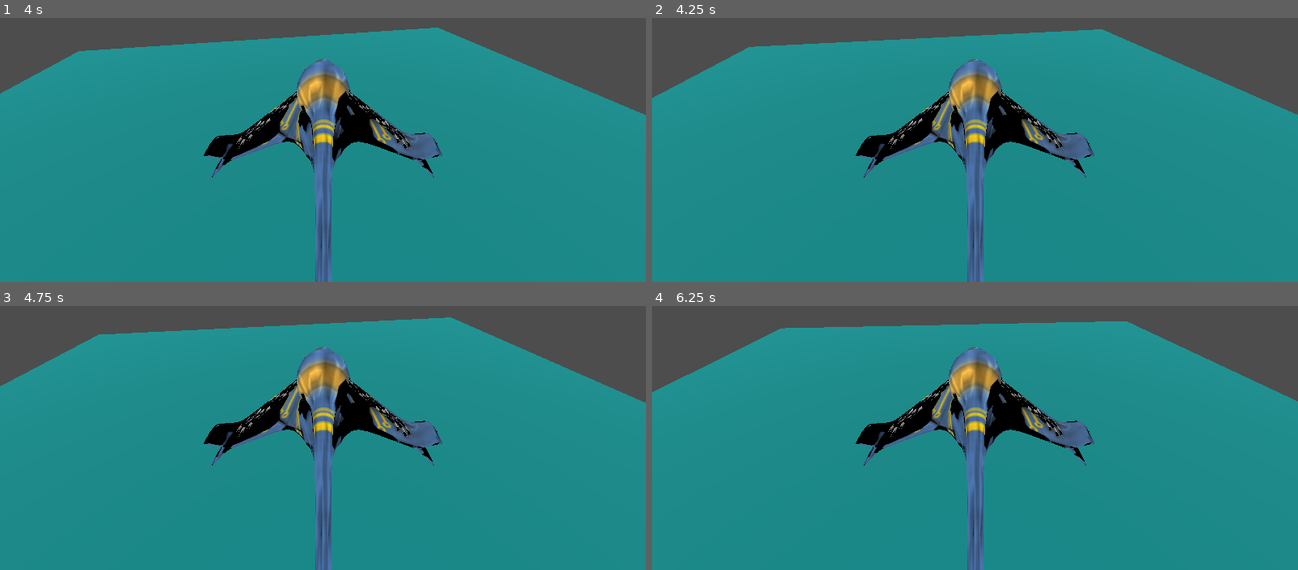
Above: before the commit, frames 1-4 (two rows, left to right).
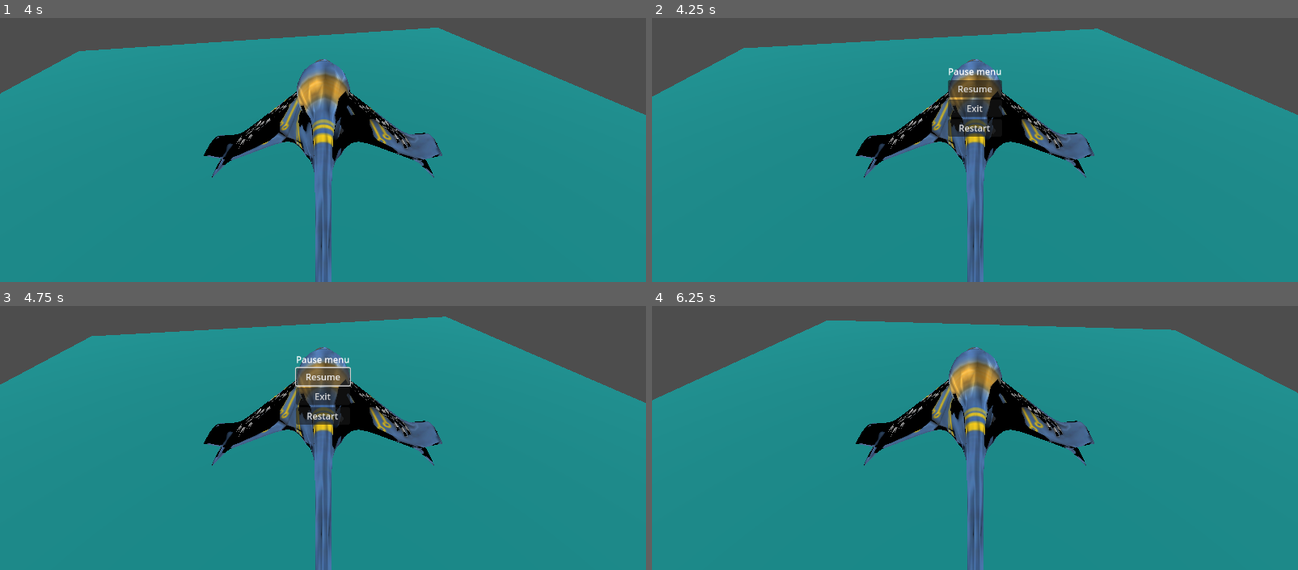
Above: after the commit, the same moments.

Repository: Shahriar-Kariman/flying_ship
Game: Godot game, scene res://main.tscn
Same seed, same stepped clock (60 frames per second), same inputs: the game is played once before the commit and once after it. The project has no main scene, so this scene is started directly.
Inputs (mouse positions are in pixels of both pictures, inside the frame that each line leads up to):
- Up to frame 1 (4 s): tap Enter at 0.5 s; hold D (right) 0.53-1.28 s; hold S (backward) 1.28-2.03 s; hold D (right) 2.03-2.78 s; hold W (forward) 2.78-3.53 s; hold A (left) from 3.53 s (still down)
- Up to frame 2 (4.25 s): keep holding A (left); tap P (pause, bound only after the commit) at 4.15 s
- Up to frame 3 (4.75 s): release A (left) at 4.25 s; click (323, 377) at 4.25 s, where only the run after the commit has a clickable "Resume"
- Up to frame 4 (6.25 s): click (975, 416) at 5 s, where only the run after the commit has a clickable "Restart"; tap Space at 5.75 s; hold A (left) from 5.78 s (still down)

Frame 1 is identical in both runs. In frame 2, 1.7% of the frame differs, in the area x 0-100%, y 3-48%; in frame 3, 1.8%; in frame 4, 2.6%, in the area x 0-100%, y 5-54%.

Commit message:
Made it full suzed and added the pause menu with a disapearing mouse.

Diff:
--- /dev/null
+++ b/PauseControl.gd
@@ -0,0 +1,16 @@
+extends Control
+
+func _ready():
+	pass
+
+func _process(delta):
+	pass
+
+func _on_resume_button_down():
+	pass # I will implement this later
+
+func _on_exit_button_down():
+	get_tree().quit()
+
+func _on_restart_button_down():
+	get_tree().reload_current_scene()
--- a/flying_craft.gd
+++ b/flying_craft.gd
@@ -1,4 +1,6 @@
 extends CharacterBody3D
+
+var active = true
 
 var rotationAngleDegree : float
 var rotationSpeedDegree : float
@@ -40,21 +42,25 @@
 	#motionDirectionXZ = 0
 
 func _process(delta):
-	if Input.is_action_pressed("left"):
-		rotationAngleDegree = 1
-		rotationDirection = 1
-	elif Input.is_action_pressed("right"):
-		rotationAngleDegree = 1
-		rotationDirection = -1
-	else:
-		rotationAngleDegree = 0
-		rotationDirection = 0
+	if active:
+		if Input.is_action_pressed("left"):
+			rotationAngleDegree = 1
+			rotationDirection = 1
+		elif Input.is_action_pressed("right"):
+			rotationAngleDegree = 1
+			rotationDirection = -1
+		else:
+			rotationAngleDegree = 0
+			rotationDirection = 0
 
-	if Input.is_action_pressed("forward"):
-		motionDirectionXZ = -1
-	elif Input.is_action_pressed("backward"):
-		motionDirectionXZ = 1
-	else:
-		motionDirectionXZ = 0
-	my_rotate(delta)
-	my_move(delta)
+		if Input.is_action_pressed("forward"):
+			motionDirectionXZ = -1
+		elif Input.is_action_pressed("backward"):
+			motionDirectionXZ = 1
+		else:
+			motionDirectionXZ = 0
+		my_rotate(delta)
+		my_move(delta)
+
+func _on_main_pause():
+	active = false
--- /dev/null
+++ b/main.gd
@@ -0,0 +1,12 @@
+extends Node3D
+
+signal pause
+
+func _ready():
+	DisplayServer.mouse_set_mode(DisplayServer.MOUSE_MODE_HIDDEN)
+
+func _process(delta):
+	if Input.is_action_just_pressed("pause"):
+		$PauseControl.visible = true
+		DisplayServer.mouse_set_mode(DisplayServer.MOUSE_MODE_VISIBLE)
+		pause.emit()
--- a/main.tscn
+++ b/main.tscn
@@ -1,6 +1,8 @@
-[gd_scene load_steps=5 format=3 uid="uid://roy5r3ckbsy2"]
+[gd_scene load_steps=7 format=3 uid="uid://roy5r3ckbsy2"]
 
+[ext_resource type="Script" path="res://main.gd" id="1_meel3"]
 [ext_resource type="PackedScene" uid="uid://cswkk0wo50bif" path="res://flying_craft.tscn" id="1_pcvgg"]
+[ext_resource type="Script" path="res://PauseControl.gd" id="2_ofsi3"]
 
 [sub_resource type="BoxMesh" id="BoxMesh_7s1pe"]
 
@@ -10,6 +12,7 @@
 [sub_resource type="BoxShape3D" id="BoxShape3D_edoxw"]
 
 [node name="main" type="Node3D"]
+script = ExtResource("1_meel3")
 
 [node name="StaticBody3D" type="StaticBody3D" parent="."]
 
@@ -30,3 +33,49 @@
 
 [node name="DirectionalLight3D" type="DirectionalLight3D" parent="."]
 transform = Transform3D(1, 0, 0, 0, -4.37114e-08, 1, 0, -1, -4.37114e-08, -39.0793, 383.418, -477.38)
+
+[node name="PauseControl" type="Control" parent="."]
+visible = false
+layout_mode = 3
+anchors_preset = 15
+anchor_right = 1.0
+anchor_bottom = 1.0
+grow_horizontal = 2
+grow_vertical = 2
+script = ExtResource("2_ofsi3")
+
+[node name="VBoxContainer" type="VBoxContainer" parent="PauseControl"]
+layout_mode = 1
+anchors_preset = 8
+anchor_left = 0.5
+anchor_top = 0.5
+anchor_right = 0.5
+anchor_bottom = 0.5
+offset_left = -48.0
+offset_top = -64.0
+offset_right = 48.0
+offset_bottom = 64.0
+grow_horizontal = 2
+grow_vertical = 2
+alignment = 1
+
+[node name="PauseMenu" type="Label" parent="PauseControl/VBoxContainer"]
+layout_mode = 2
+text = "Pause menu"
+
+[node name="Resume" type="Button" parent="PauseControl/VBoxContainer"]
+layout_mode = 2
+text = "Resume"
+
+[node name="Exit" type="Button" parent="PauseControl/VBoxContainer"]
+layout_mode = 2
+text = "Exit"
+
+[node name="Restart" type="Button" parent="PauseControl/VBoxContainer"]
+layout_mode = 2
+text = "Restart"
+
+[connection signal="pause" from="." to="FlyingCraft" method="_on_main_pause"]
+[connection signal="button_down" from="PauseControl/VBoxContainer/Resume" to="PauseControl" method="_on_resume_button_down"]
+[connection signal="button_down" from="PauseControl/VBoxContainer/Exit" to="PauseControl" method="_on_exit_button_down"]
+[connection signal="button_down" from="PauseControl/VBoxContainer/Restart" to="PauseControl" method="_on_restart_button_down"]
--- a/project.godot
+++ b/project.godot
@@ -13,6 +13,10 @@
 config/name="flying_game"
 config/features=PackedStringArray("4.2", "Forward Plus")
 config/icon="res://icon.svg"
+
+[display]
+
+window/size/mode=4
 
 [input]
 
@@ -38,3 +42,8 @@
 "events": [Object(InputEventKey,"resource_local_to_scene":false,"resource_name":"","device":-1,"window_id":0,"alt_pressed":false,"shift_pressed":false,"ctrl_pressed":false,"meta_pressed":false,"pressed":false,"keycode":0,"physical_keycode":83,"key_label":0,"unicode":115,"echo":false,"script":null)
 ]
 }
+pause={
+"deadzone": 0.5,
+"events": [Object(InputEventKey,"resource_local_to_scene":false,"resource_name":"","device":-1,"window_id":0,"alt_pressed":false,"shift_pressed":false,"ctrl_pressed":false,"meta_pressed":false,"pressed":false,"keycode":0,"physical_keycode":80,"key_label":0,"unicode":112,"echo":false,"script":null)
+]
+}
